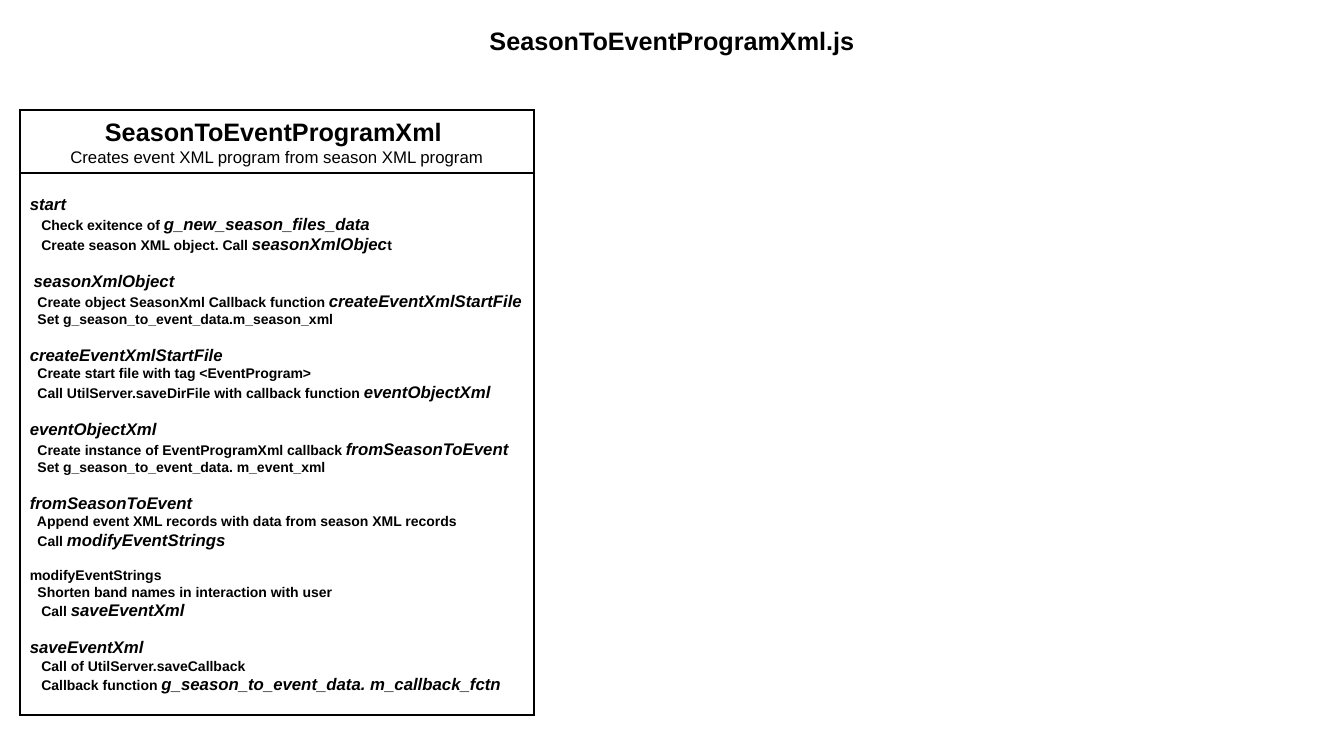
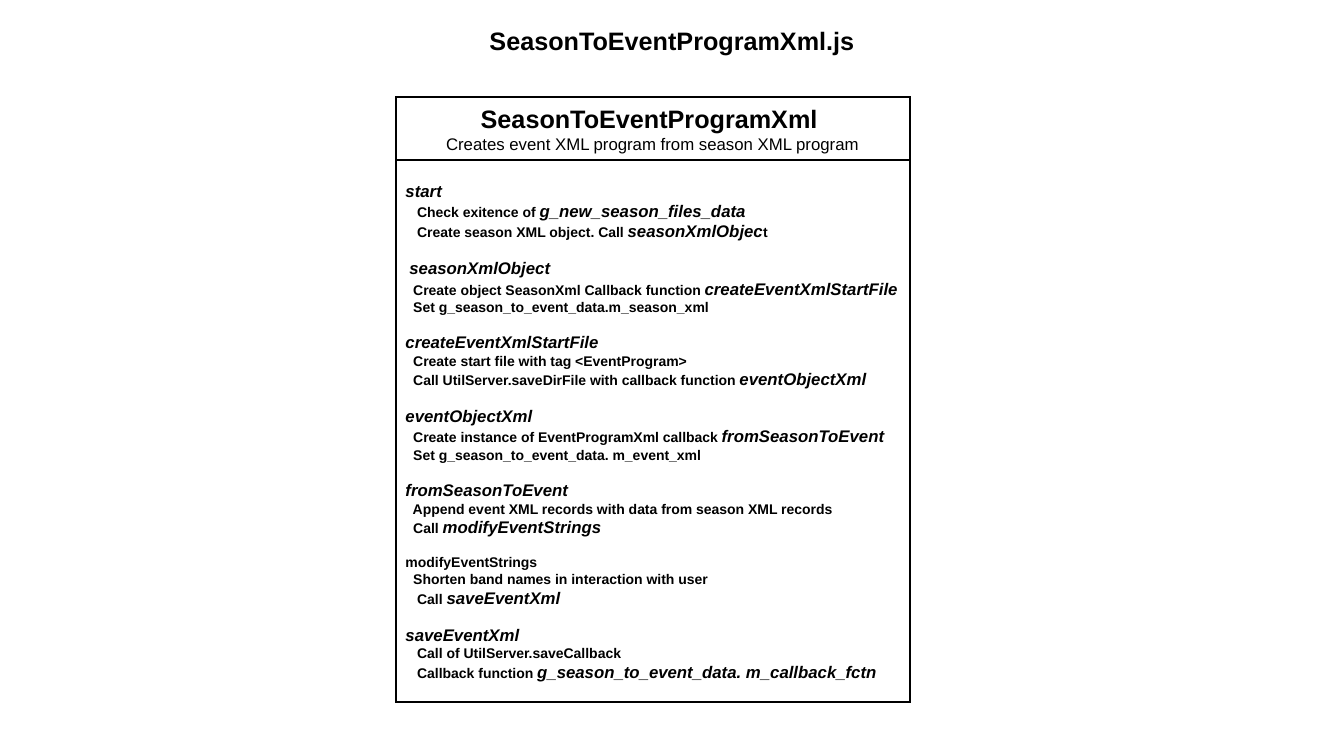
Before and after one commit to JazzLiveAarau/WwwReservationLayout, a slide deck: slide 2 of Description/ResrvationNewSeason.pptx. Drawn at 1344x756 pixels with LibreOffice and Linux fonts; fonts in the diff are those of the drawing. Boxes give left, top, right and bottom in pixels: in the first picture for what was removed or moved away, otherwise in the second. Text is boxed around its words. In the diff, an @@ line names an element or a change of style, - is before the commit and + after.

```diff
--- a/Description/ResrvationNewSeason.pptx
+++ b/Description/ResrvationNewSeason.pptx
@@ rectangle "SeasonToEventProgramXml": place and size @@
-rectangle "SeasonToEventProgramXml" at (20,110,534,172)
+rectangle "SeasonToEventProgramXml" at (395,98,909,160)
@@ rectangle "start": place and size @@
-rectangle "start" at (20,173,534,716)
+rectangle "start" at (395,160,909,703)
```
Also in this commit, not shown: 1 slide added.
